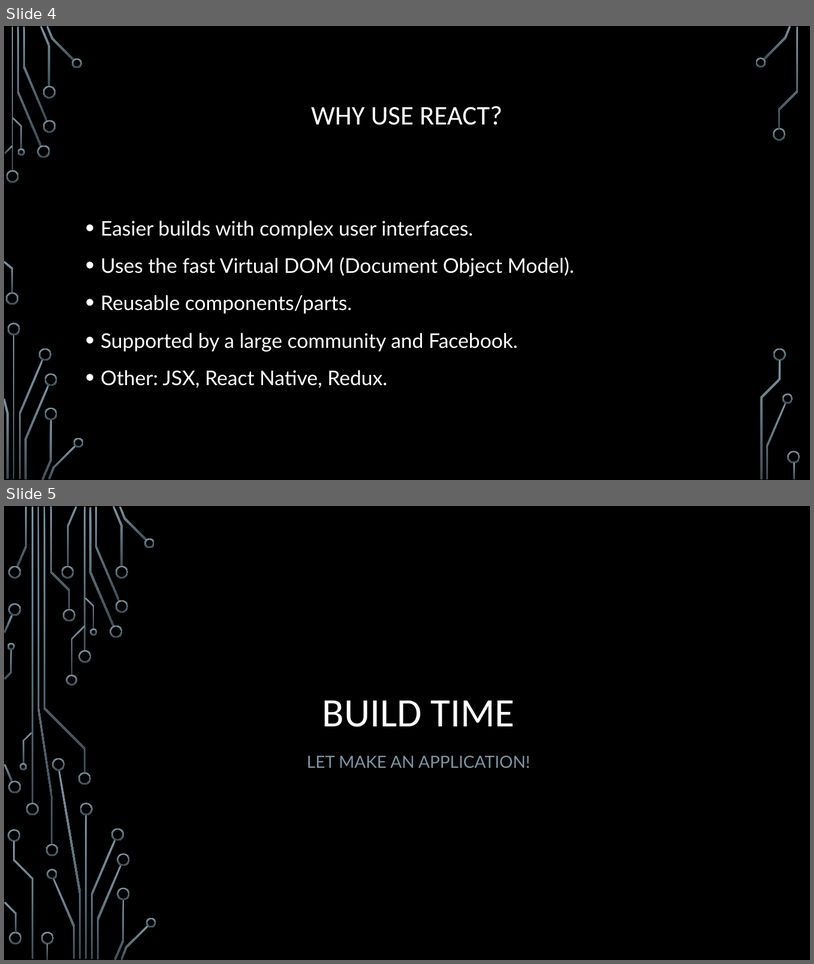
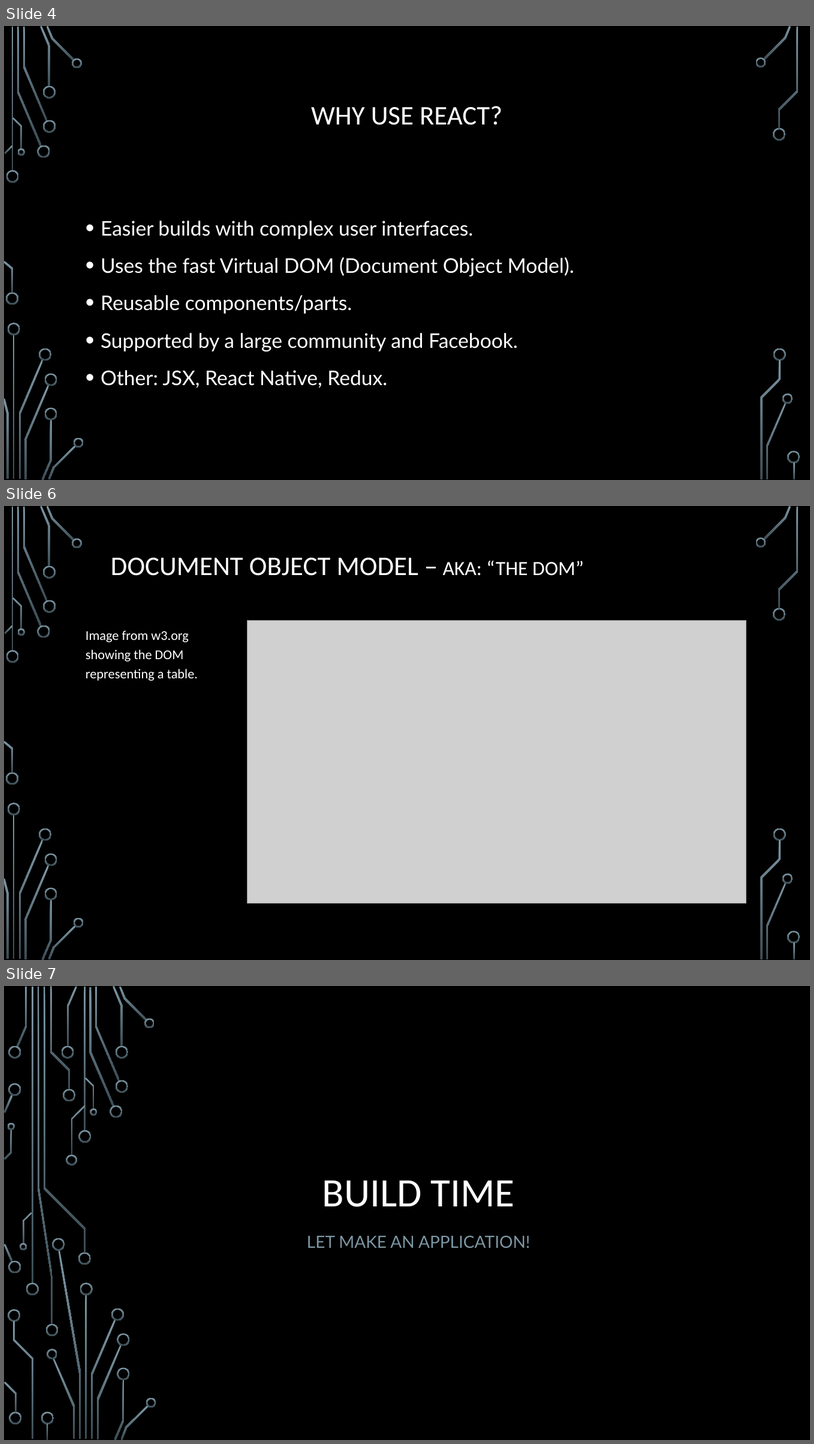
Before and after one commit to kenxwagner/ken_teaches, a slide deck: React/slides/react_lessons_slides.pptx. Shown one above the other, each under a label of ours: slides 4 and 5 before the commit, slides 4, 6 and 7 after it; the slides between them are not shown. The pictures are 814x964 and 814x1444 pixels, drawn with LibreOffice and Linux fonts; fonts in the diff are those of the drawing; grey boxes stand for pictures; background and template pictures are left out. Boxes give left, top, right and bottom in pixels: in the first picture for what was removed or moved away, otherwise in the second. Text is boxed around its words. In the diff, an @@ line names an element or a change of style, - is before the commit and + after.

```diff
--- a/React/slides/react_lessons_slides.pptx
+++ b/React/slides/react_lessons_slides.pptx
@@ slide 6 added at (4,506,810,960), background picture (left out); not listed: 36 template elements that a slide beside it also shows @@
@@ title added at (111,558,584,576), 32 pt, text #FFFFFF @@
+DOCUMENT OBJECT MODEL – AKA: “THE DOM”
@@ text added at (86,630,198,681), 16 pt, text #FFFFFF @@
+Image from w3.org showing the DOM representing a table.
@@ picture added at (247,621,747,903) @@
@@ what was slide 5 is now slide 7 @@
```
Also in this commit, not shown: 1 other slide added.
